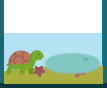
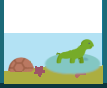
Comparing the layer stacks of the two (107, 88) images. Changes:
renamed "stone" to "turtle_body", moved it above "turtle_shell", painted on it over (42, 39, 102, 76)
added layer "turtle_shell" above "turtle" over (7, 57, 35, 72)
hid "turtle" over (6, 50, 44, 75)
painted on "aquarium" over (43, 52, 102, 76)
